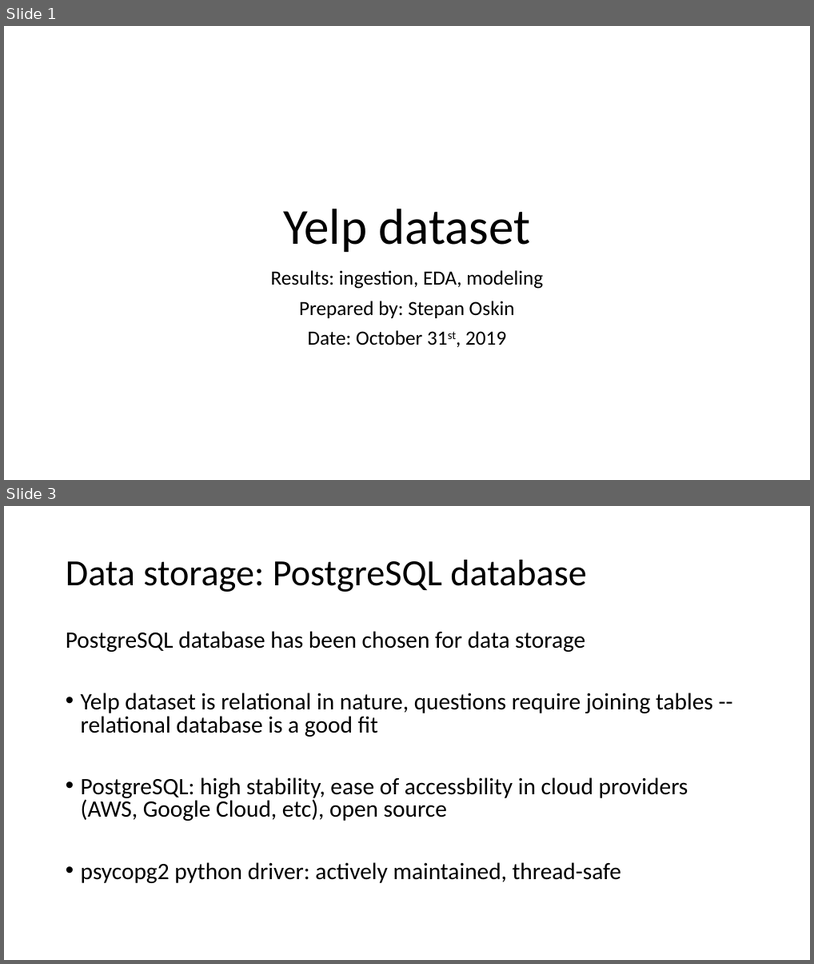
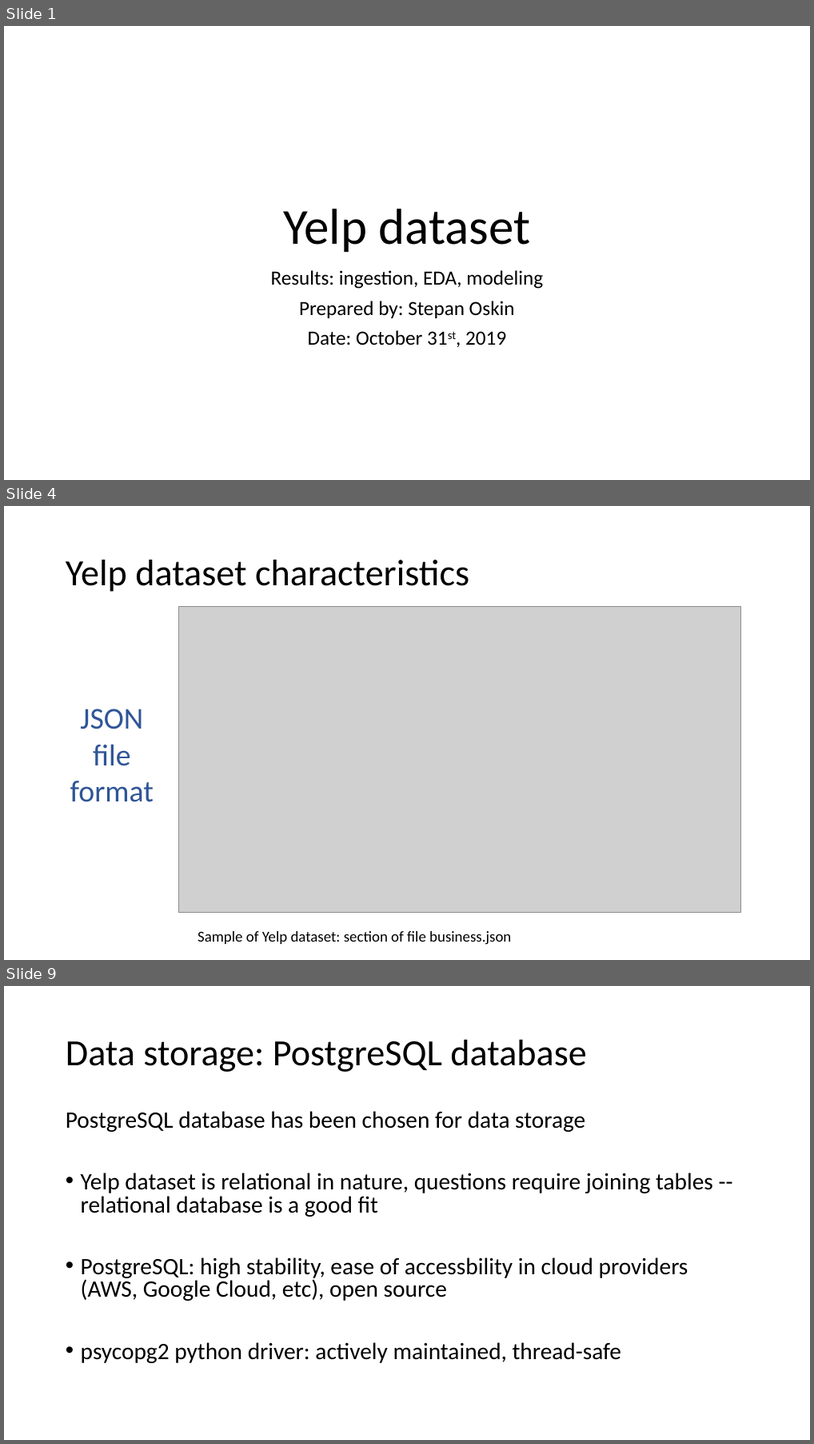
Before and after one commit to stepan-o/lift, a slide deck: presentations/Yelp_dataset_results.pptx. Shown one above the other, each under a label of ours: slides 1 and 3 before the commit, slides 1, 4 and 9 after it; the slides between them are not shown. The pictures are 814x964 and 814x1444 pixels, drawn with LibreOffice and Linux fonts; fonts in the diff are those of the drawing; grey boxes stand for pictures. Boxes give left, top, right and bottom in pixels: in the first picture for what was removed or moved away, otherwise in the second. Text is boxed around its words. In the diff, an @@ line names an element or a change of style, - is before the commit and + after.

```diff
--- a/presentations/Yelp_dataset_results.pptx
+++ b/presentations/Yelp_dataset_results.pptx
@@ slide 4 added at (x1=4, y1=506, x2=810, y2=960), background #FFFFFF @@
@@ title added at (x1=66, y1=560, x2=470, y2=592), 44 pt, text #000000 @@
+Yelp dataset characteristics
@@ picture added at (x1=178, y1=607, x2=741, y2=912) @@
@@ text added at (x1=70, y1=708, x2=154, y2=802), 36 pt, text #2F5597 @@
+JSON
+file
+format
@@ text added at (x1=198, y1=931, x2=511, y2=944), 18 pt, text #000000 @@
+Sample of Yelp dataset: section of file business.json
@@ what was slide 3 is now slide 9 @@
```
Also in this commit, not shown: 1 slide changed, 6 other slides added.
